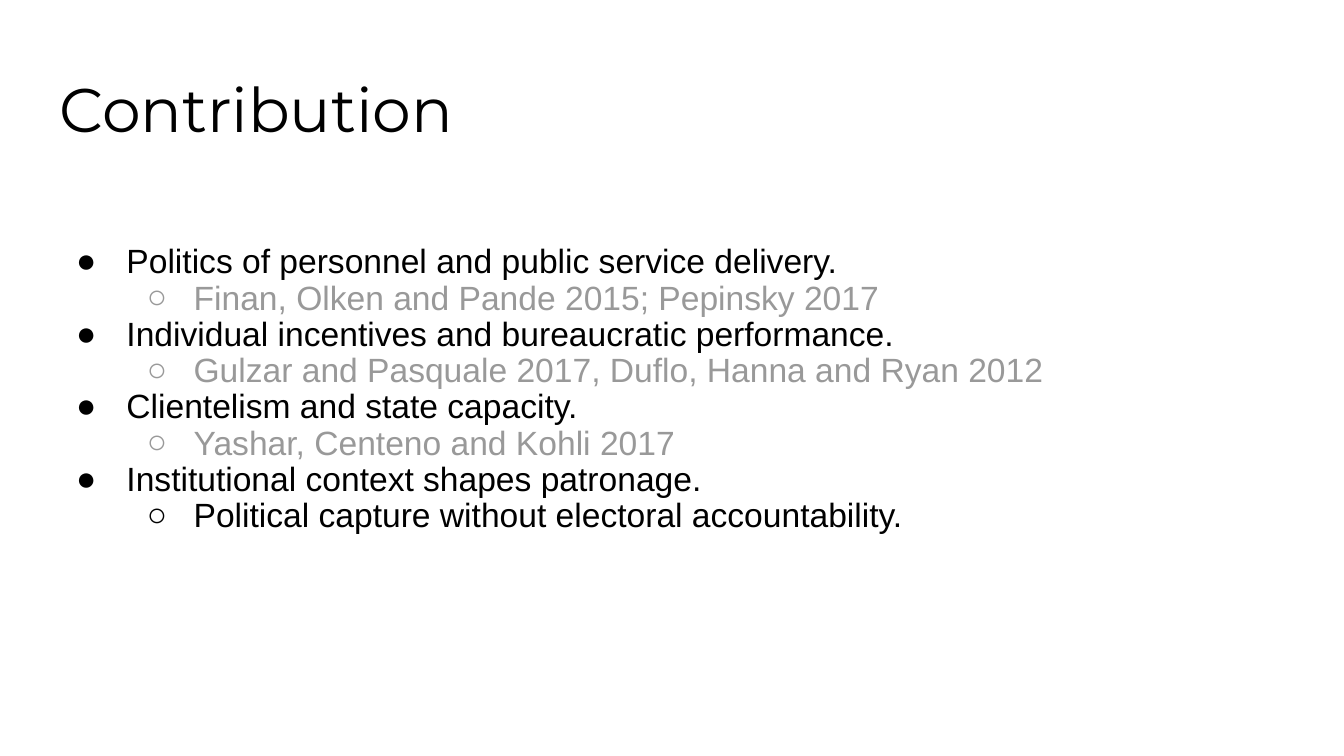
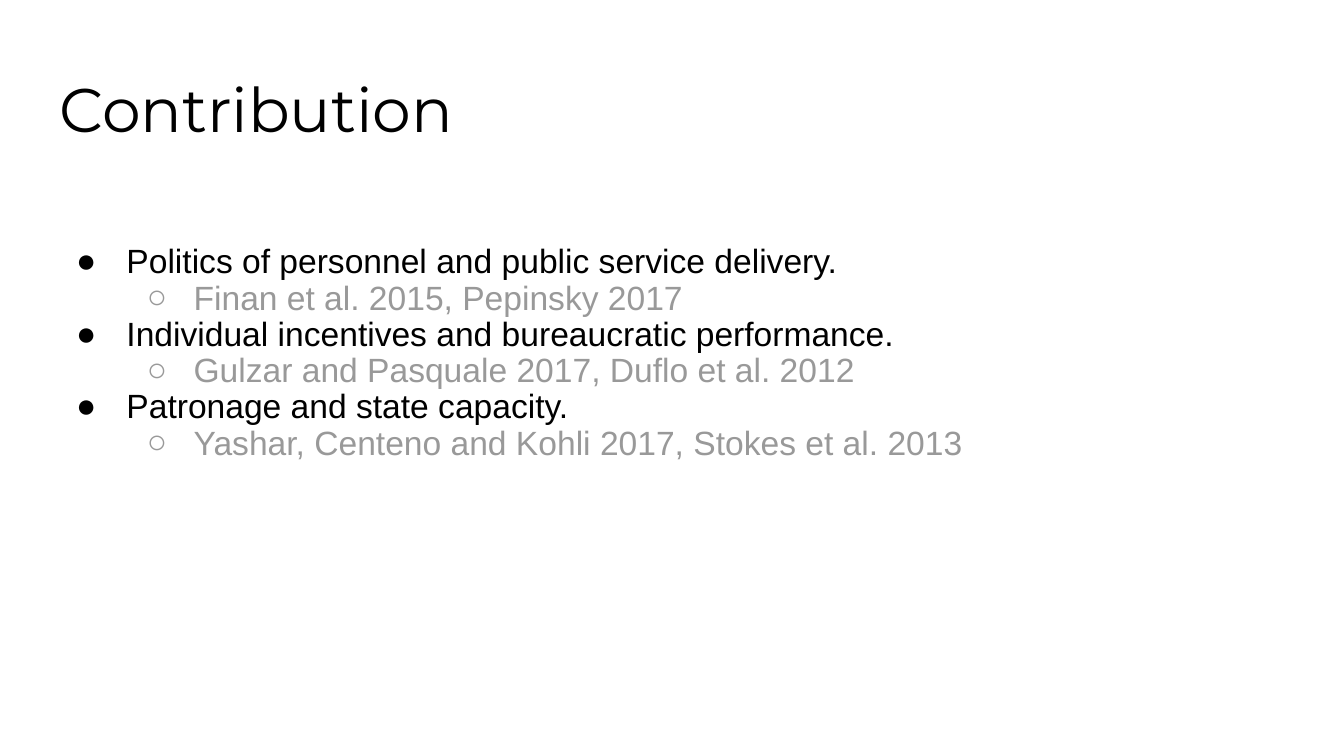
Before and after one commit to galileukim/patronage-education, a slide deck: slide 7 of presentation/2020_presentation_patronage_brazil_lab.pptx. Drawn at 1344x756 pixels with LibreOffice and Linux fonts; fonts in the diff are those of the drawing. Boxes give left, top, right and bottom in pixels: in the first picture for what was removed or moved away, otherwise in the second. Text is boxed around its words. In the diff, an @@ line names an element or a change of style, - is before the commit and + after.

```diff
--- a/presentation/2020_presentation_patronage_brazil_lab.pptx
+++ b/presentation/2020_presentation_patronage_brazil_lab.pptx
@@ text at <box>194,286,683,316</box>: text changed @@
-  ○ Finan, Olken and Pande 2015; Pepinsky 2017
+  ○ Finan et al. 2015, Pepinsky 2017
@@ text at <box>126,358,963,459</box>: text changed; text colour #000000 to #999999 @@
-  ○ Gulzar and Pasquale 2017, Duflo, Hanna and Ryan 2012
-● Clientelism and state capacity.
-  ○ Yashar, Centeno and Kohli 2017
-● Institutional context shapes patronage.
-  ○ Political capture without electoral accountability.
+  ○ Gulzar and Pasquale 2017, Duflo et al. 2012
+● Patronage and state capacity.
+  ○ Yashar, Centeno and Kohli 2017, Stokes et al. 2013
```
Also in this commit, not shown: 1 other slide changed, 2 other files.
